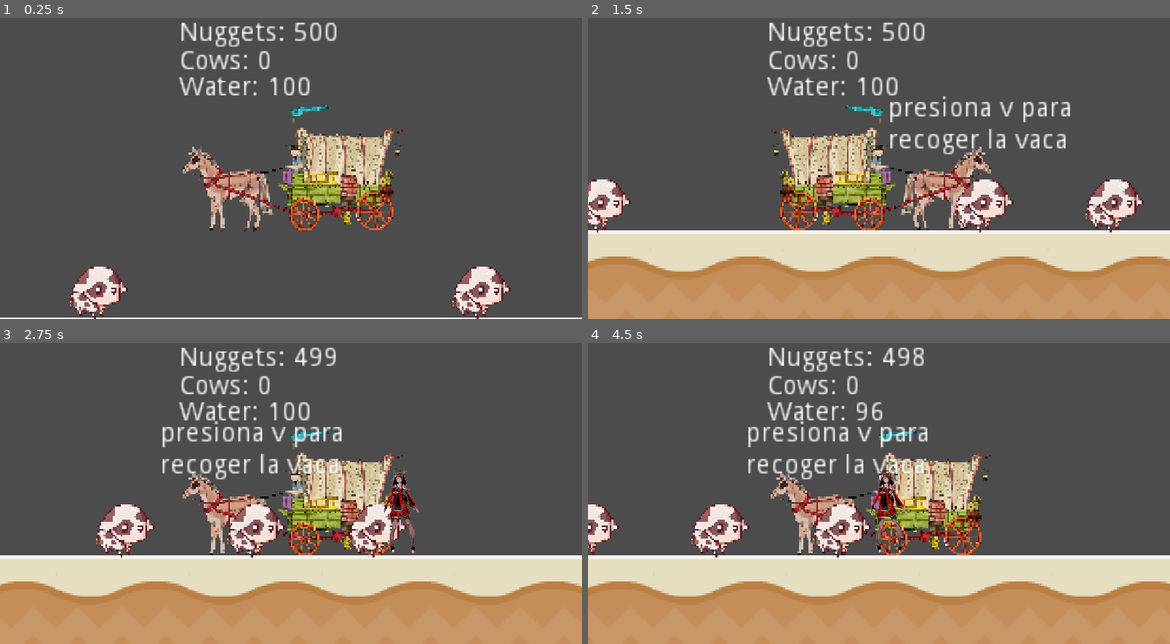
Above: before the commit, frames 1-4 (two rows, left to right).
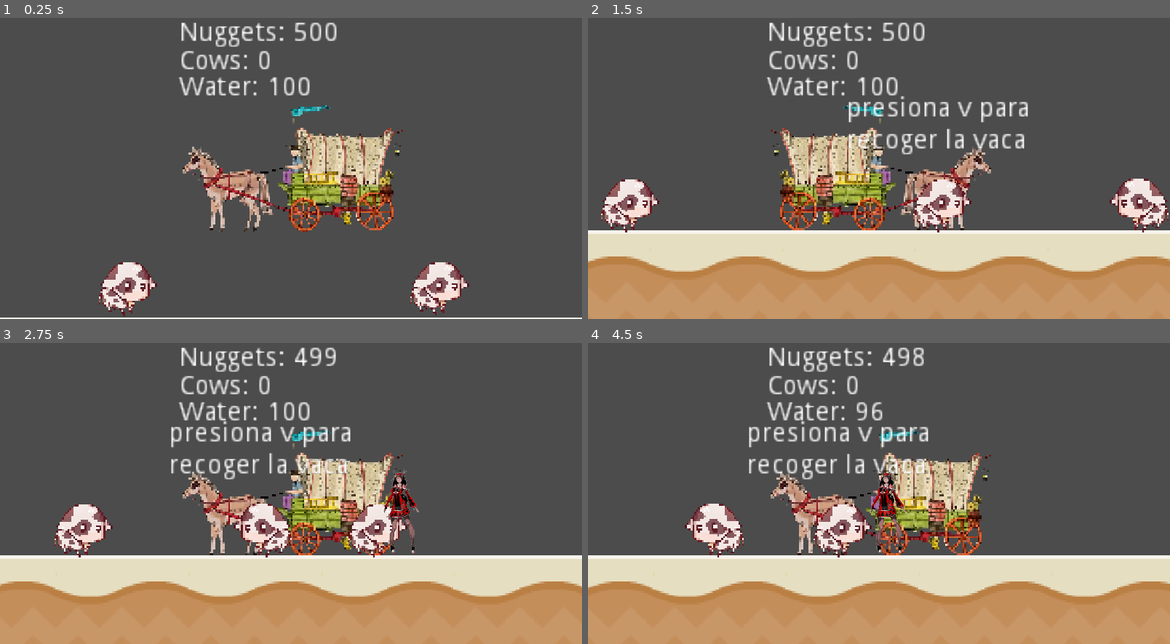
Above: after the commit, the same moments.

Repository: Asdaois/west-cow-builder
Game: Godot game, scene res://Main.tscn
Same seed, same stepped clock (60 frames per second), same inputs: the game is played once before the commit and once after it.
Inputs:
- Up to frame 1 (0.25 s): no input
- Up to frame 2 (1.5 s): hold Right (ui_right) from 0.53 s (still down); tap V at 1.25 s
- Up to frame 3 (2.75 s): tap V at 2 s; release Right (ui_right) at 2.03 s; hold Left (ui_left) from 2.03 s (still down)
- Up to frame 4 (4.5 s): tap V at 2.75, 3.5 s; release Left (ui_left) at 2.78 s; hold Right (ui_right) 2.78-4.28 s; hold Left (ui_left) from 4.28 s (still down)

The runs differ from the first frame. In frame 1, 3.8% of the frame differs, in the area x 12-88%, y 81-100%; in frame 2, 7.6%, in the area x 0-100%, y 25-72%; in frame 3, 5.4%; in frame 4, 2.7%.

Commit message:
Add wander state to cows

Diff:
--- a/game/Main.tscn
+++ b/game/Main.tscn
@@ -25,13 +25,13 @@
 floor_length = 100
 
 [node name="Cow" parent="." instance=ExtResource( 3 )]
-position = Vector2( 316, 75 )
+position = Vector2( 129, 73 )
 
 [node name="Cow2" parent="." instance=ExtResource( 3 )]
 position = Vector2( 45, 75 )
 
 [node name="Cow3" parent="." instance=ExtResource( 3 )]
-position = Vector2( 114, 75 )
+position = Vector2( 294, 73 )
 
 [node name="Cow4" parent="." instance=ExtResource( 3 )]
 position = Vector2( 449, 71 )
--- a/game/cow/Cow.gd
+++ b/game/cow/Cow.gd
@@ -4,24 +4,34 @@
 # custom signals
 
 # enums - constant
+enum {
+	IDLE,
+	WANDER
+}
 
 # exports variables
 export var GRAVITY = 400
 export var PICKUP_TIME = 3
+export var ACCELERATION = 300
+export var MAX_SPEED = 50
+export var FRICTION = 200
 export(Resource) var cow
 # public - private variables
 var _pickable = false
 var _update_timer = false
+var _state = IDLE
 var velocity := Vector2.ZERO
 
 # on ready variables
 onready var label := $Label
 onready var pickup_timer := $PickupTimer
+onready var wander_controller := $WanderController
+onready var sprite := $Sprite
 
 # built-in functions
 
-func _init() -> void:
-	pass
+func _ready():
+	_state = _pick_random_state([IDLE, WANDER])
 
 func _process(delta):
 	if(_update_timer):
@@ -37,9 +47,19 @@
 		_timer_stop()
 
 func _physics_process(delta):
+	match _state:
+		IDLE:
+			velocity = velocity.move_toward(Vector2.ZERO, FRICTION * delta)
+			if wander_controller.get_time_left() == 0:
+				_update_wander()
+		WANDER:
+			if wander_controller.get_time_left() == 0:
+				_update_wander()
+			_accelerate_towards_point(wander_controller.target_position, delta)
+			if global_position.distance_to(wander_controller.target_position) <= 4:
+				_update_wander()
 	_add_gravity(delta)
 	velocity = move_and_slide(velocity)
-
 # public - private functions
 func _add_gravity(delta) -> void:
 	if !is_on_floor():
@@ -55,6 +75,19 @@
 	if(_pickable):
 		label.text = "presiona v para \nrecoger la vaca"
 
+func _update_wander():
+	_state = _pick_random_state([IDLE, WANDER])
+	wander_controller.start_wander_timer(rand_range(1, 3))
+
+func _pick_random_state(state_list):
+	state_list.shuffle()
+	return state_list.pop_front()
+
+func _accelerate_towards_point(point, delta):
+	var direction = global_position.direction_to(point)
+	velocity = velocity.move_toward(direction * MAX_SPEED, ACCELERATION * delta)
+	sprite.flip_h = velocity.x < 0
+
 # signals handlers
 
 func _on_PlayerDetectionArea_area_entered(_area):
--- a/game/cow/Cow.tscn
+++ b/game/cow/Cow.tscn
@@ -1,8 +1,9 @@
-[gd_scene load_steps=6 format=2]
+[gd_scene load_steps=7 format=2]
 
 [ext_resource path="res://cow/sprites/vaca.png" type="Texture" id=1]
 [ext_resource path="res://cow/Cow.gd" type="Script" id=2]
 [ext_resource path="res://data/player_stats/Cow.tres" type="Resource" id=3]
+[ext_resource path="res://cow/WanderController.tscn" type="PackedScene" id=4]
 
 [sub_resource type="CapsuleShape2D" id=1]
 height = 10.0
@@ -45,6 +46,8 @@
 
 [node name="PickupTimer" type="Timer" parent="."]
 
+[node name="WanderController" parent="." instance=ExtResource( 4 )]
+
 [connection signal="area_entered" from="PlayerDetectionArea" to="." method="_on_PlayerDetectionArea_area_entered"]
 [connection signal="area_exited" from="PlayerDetectionArea" to="." method="_on_PlayerDetectionArea_area_exited"]
 [connection signal="timeout" from="PickupTimer" to="." method="_on_PickupTimer_timeout"]
--- /dev/null
+++ b/game/cow/WanderController.gd
@@ -0,0 +1,35 @@
+# class_name
+extends Node2D
+
+# custom signals
+
+# enums - constant
+
+# exports variables
+export(int) var wander_range = 16
+
+# public - private variables
+
+# on ready variables
+onready var start_position = global_position
+onready var target_position = global_position
+onready var timer = $Timer
+
+# built-in functions
+func _ready():
+	_update_target_position()
+
+# public - private functions
+func _update_target_position():
+	var target_vector = Vector2(rand_range(-wander_range, wander_range), 0)
+	target_position = start_position + target_vector
+
+func get_time_left():
+	return timer.time_left
+
+func start_wander_timer(duration):
+	timer.start(duration)
+
+# signals handlers
+func _on_Timer_timeout():
+	_update_target_position()
--- /dev/null
+++ b/game/cow/WanderController.tscn
@@ -0,0 +1,10 @@
+[gd_scene load_steps=2 format=2]
+
+[ext_resource path="res://cow/WanderController.gd" type="Script" id=1]
+
+[node name="WanderController" type="Node2D"]
+script = ExtResource( 1 )
+
+[node name="Timer" type="Timer" parent="."]
+
+[connection signal="timeout" from="Timer" to="." method="_on_Timer_timeout"]
